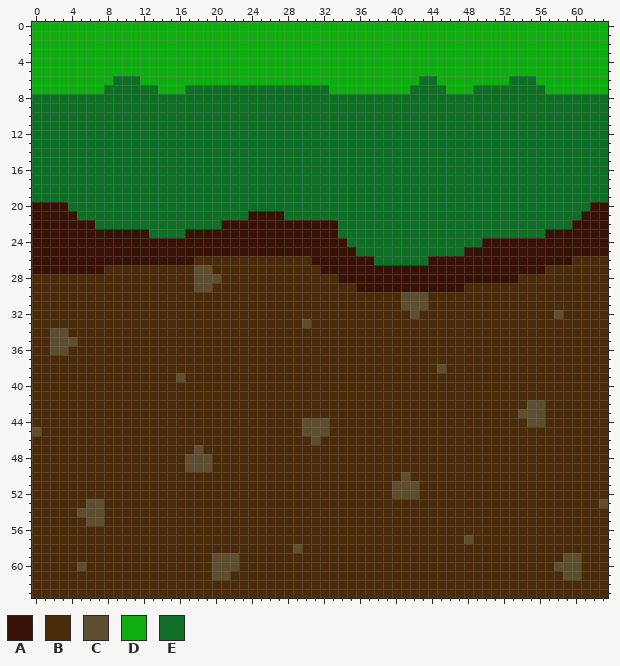
Pixel-art sprite: Wondercraft/Wondercraft/assets/tilesets/tundraTiles/stone.png. The picture above is the old version.
The file is 64x64 pixels.
Palette (. is transparent): A #391207  B #4b2c0a  C #5d4e30  D #0fae10  E #0f6f27
After:
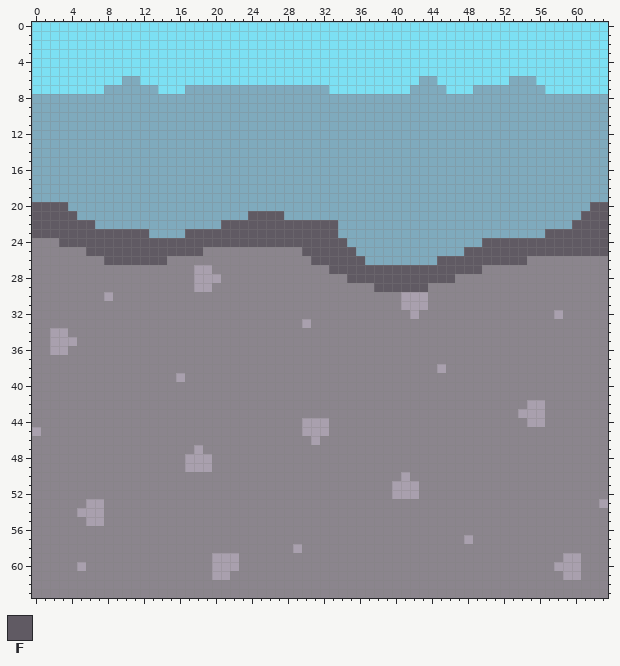
Colours new in this view: F #605a63
Message: Added different tiles for the different areas
From old to new:
@@ palette @@
-B #4b2c0a
+B #8b858d
-C #5d4e30
+C #a9a0ae
-D #0fae10
+D #7ce0f3
-E #0f6f27
+E #7faabd
@@ x 7..11 @@
  5 DDDDD
- 6 DDEEE
+ 6 DDDEE
  7 DEEEE
@@ x 0..63 @@
 19 EEEEEEEEEEEEEEEEEEEEEEEEEEEEEEEEEEEEEEEEEEEEEEEEEEEEEEEEEEEEEEEE
-20 AAAAEEEEEEEEEEEEEEEEEEEEEEEEEEEEEEEEEEEEEEEEEEEEEEEEEEEEEEEEEEAA
-21 AAAAAEEEEEEEEEEEEEEEEEEEAAAAEEEEEEEEEEEEEEEEEEEEEEEEEEEEEEEEEAAA
-22 AAAAAAAEEEEEEEEEEEEEEAAAAAAAAAAAAAEEEEEEEEEEEEEEEEEEEEEEEEEEAAAA
-23 AAAAAAAAAAAAAEEEEAAAAAAAAAAAAAAAAAEEEEEEEEEEEEEEEEEEEEEEEAAAAAAA
-24 AAAAAAAAAAAAAAAAAAAAAAAAAAAAAAAAAAAEEEEEEEEEEEEEEEAAAAAAAAAAAAAA
-25 AAAAAAAAAAAAAAAAAAAAAAAAAAAAAAAAAAAAEEEEEEEEEEEEAAAAAAAAAAAAAAAA
-26 AAAAAAAAAAAAAAAAAABBBBBBBBBBBBBAAAAAAAEEEEEEAAAAAAAAAAAAAAAABBBB
-27 AAAAAAAABBBBBBBBBBCCBBBBBBBBBBBBAAAAAAAAAAAAAAAAAAAAAAAAABBBBBBB
-28 BBBBBBBBBBBBBBBBBBCCCBBBBBBBBBBBBBAAAAAAAAAAAAAAAAAAAABBBBBBBBBB
-29 BBBBBBBBBBBBBBBBBBCCBBBBBBBBBBBBBBBBAAAAAAAAAAAABBBBBBBBBBBBBBBB
-30 BBBBBBBBBBBBBBBBBBBBBBBBBBBBBBBBBBBBBBBBBCCCBBBBBBBBBBBBBBBBBBBB
+20 FFFFEEEEEEEEEEEEEEEEEEEEEEEEEEEEEEEEEEEEEEEEEEEEEEEEEEEEEEEEEEFF
+21 FFFFFEEEEEEEEEEEEEEEEEEEFFFFEEEEEEEEEEEEEEEEEEEEEEEEEEEEEEEEEFFF
+22 FFFFFFFEEEEEEEEEEEEEEFFFFFFFFFFFFFEEEEEEEEEEEEEEEEEEEEEEEEEEFFFF
+23 FFFFFFFFFFFFFEEEEFFFFFFFFFFFFFFFFFEEEEEEEEEEEEEEEEEEEEEEEFFFFFFF
+24 BBBFFFFFFFFFFFFFFFFFFFFFFFFFFFFFFFFEEEEEEEEEEEEEEEFFFFFFFFFFFFFF
+25 BBBBBBFFFFFFFFFFFFFBBBBBBBBBBBFFFFFFEEEEEEEEEEEEFFFFFFFFFFFFFFFF
+26 BBBBBBBBFFFFFFFBBBBBBBBBBBBBBBBFFFFFFEEEEEEEEFFFFFFFFFFBBBBBBBBB
+27 BBBBBBBBBBBBBBBBBBCCBBBBBBBBBBBBBFFFFFFFFFFFFFFFFFBBBBBBBBBBBBBB
+28 BBBBBBBBBBBBBBBBBBCCCBBBBBBBBBBBBBBFFFFFFFFFFFFBBBBBBBBBBBBBBBBB
+29 BBBBBBBBBBBBBBBBBBCCBBBBBBBBBBBBBBBBBBFFFFFFBBBBBBBBBBBBBBBBBBBB
+30 BBBBBBBBCBBBBBBBBBBBBBBBBBBBBBBBBBBBBBBBBCCCBBBBBBBBBBBBBBBBBBBB
 31 BBBBBBBBBBBBBBBBBBBBBBBBBBBBBBBBBBBBBBBBBCCCBBBBBBBBBBBBBBBBBBBB
